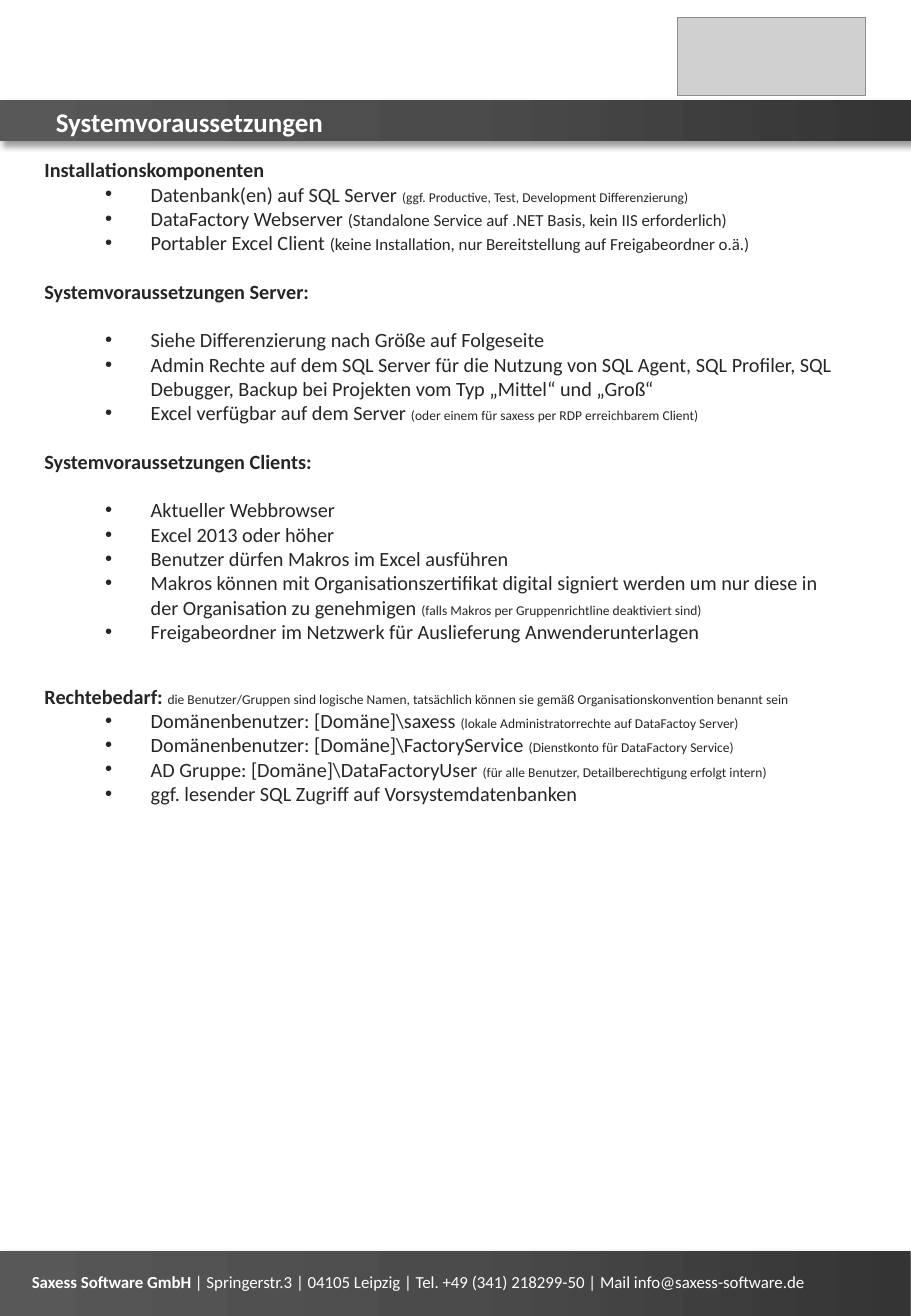
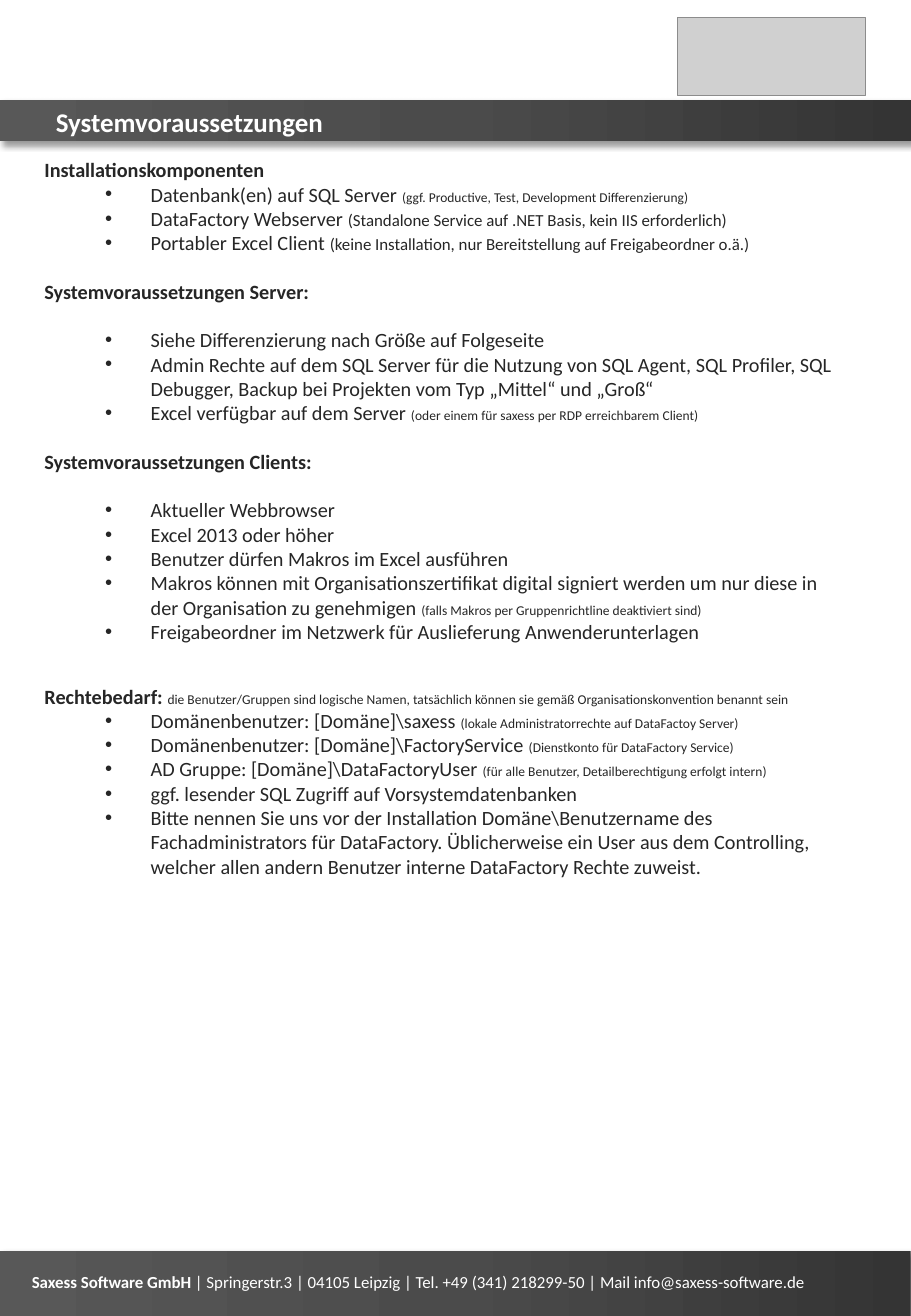
Before and after one commit to saxess-software/DataFactory-Knowledge-Center, a slide deck: slide 2 of 3a. DataFactory - Installation and Update/DataFactoy Systemvoraussetzungen.pptx. Drawn at 911x1316 pixels with LibreOffice and Linux fonts; fonts in the diff are those of the drawing; grey boxes stand for pictures. Boxes give left, top, right and bottom in pixels: in the first picture for what was removed or moved away, otherwise in the second. Text is boxed around its words. In the diff, an @@ line names an element or a change of style, - is before the commit and + after.

Commit message:
Fachadministrator in Install Anleitung aufgenommen.

```diff
--- a/3a. DataFactory - Installation and Update/DataFactoy Systemvoraussetzungen.pptx
+++ b/3a. DataFactory - Installation and Update/DataFactoy Systemvoraussetzungen.pptx
@@ text at <box>151,811,809,878</box>: paragraph added @@
+  • Bitte nennen Sie uns vor der Installation Domäne\Benutzername des Fachadministrators für DataFactory. Üblicherweise ein User aus dem Controlling, welcher allen andern Benutzer interne DataFactory Rechte zuweist.
```
Also in this commit, not shown: 1 other file.
